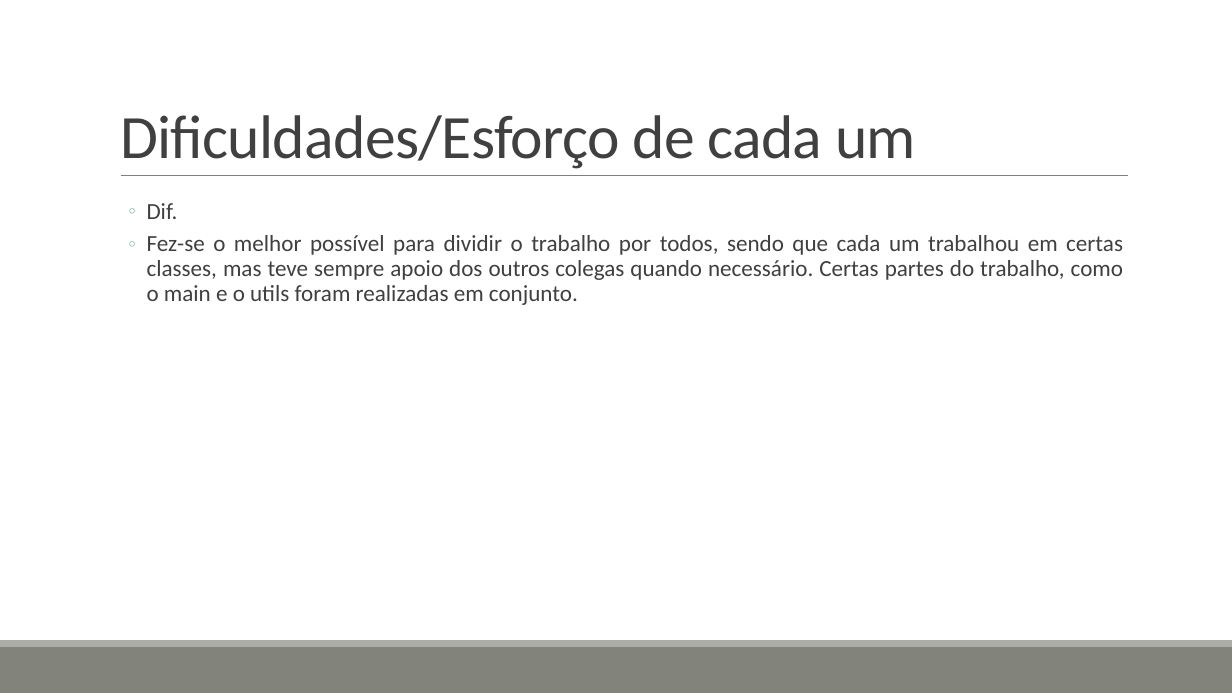
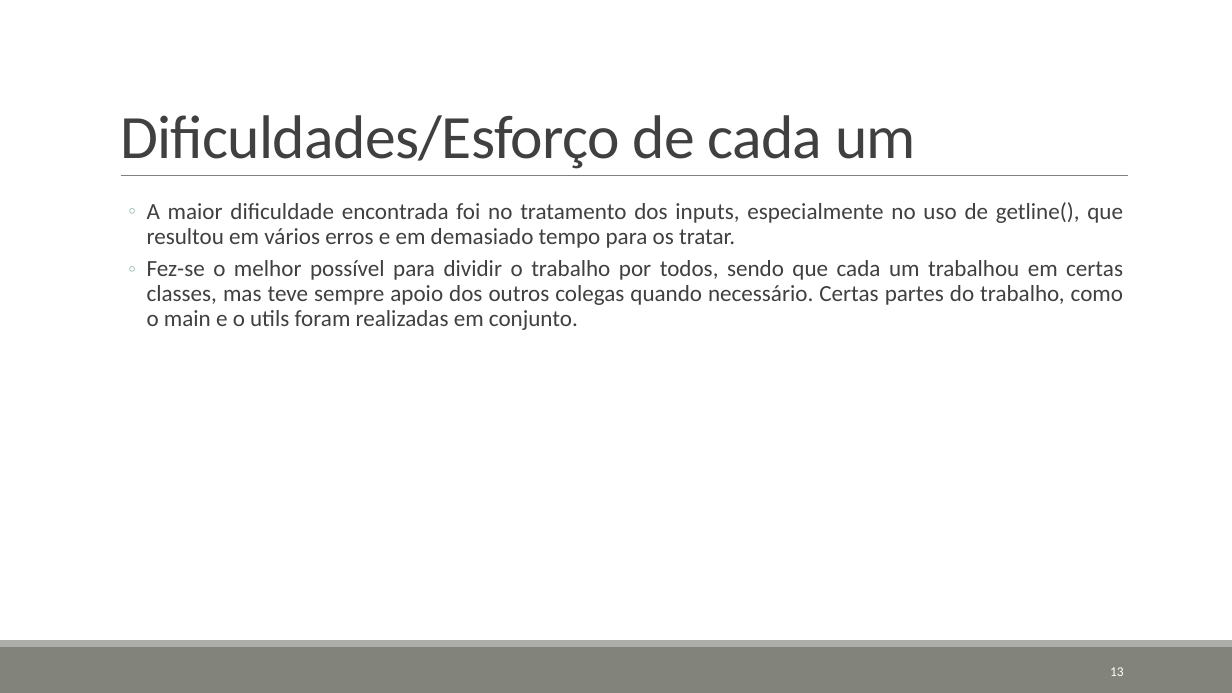
Before and after one commit to DreFlo/aeda-cinemateca, a slide deck: slide 13 of Algoritmos e Estrutura de Dados.pptx (slide 14 before the commit). Drawn at 1232x693 pixels with LibreOffice and Linux fonts; fonts in the diff are those of the drawing. Boxes give left, top, right and bottom in pixels: in the first picture for what was removed or moved away, otherwise in the second. Text is boxed around its words. In the diff, an @@ line names an element or a change of style, - is before the commit and + after.

```diff
--- a/Algoritmos e Estrutura de Dados.pptx
+++ b/Algoritmos e Estrutura de Dados.pptx
@@ text at [147,202,1123,248]: text changed @@
-  ◦ Dif.
+  ◦ A maior dificuldade encontrada foi no tratamento dos inputs, especialmente no uso de getline(), que resultou em vários erros e em demasiado tempo para os tratar.
@@ page number added at [1110,667,1124,676], 10.5 pt, text #FFFFFF @@
+13
```
Also in this commit, not shown: 10 other slides changed, 1 slide added, 2 slides removed, 1 other file.
